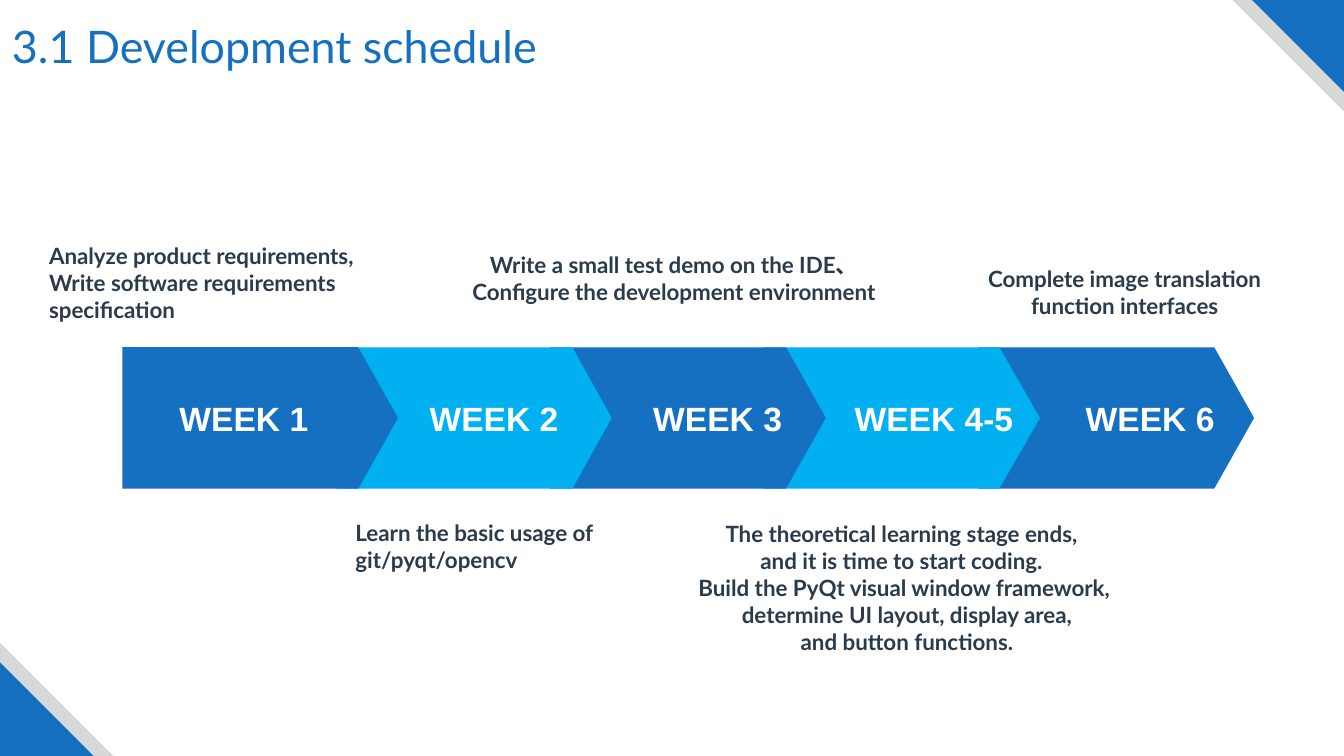
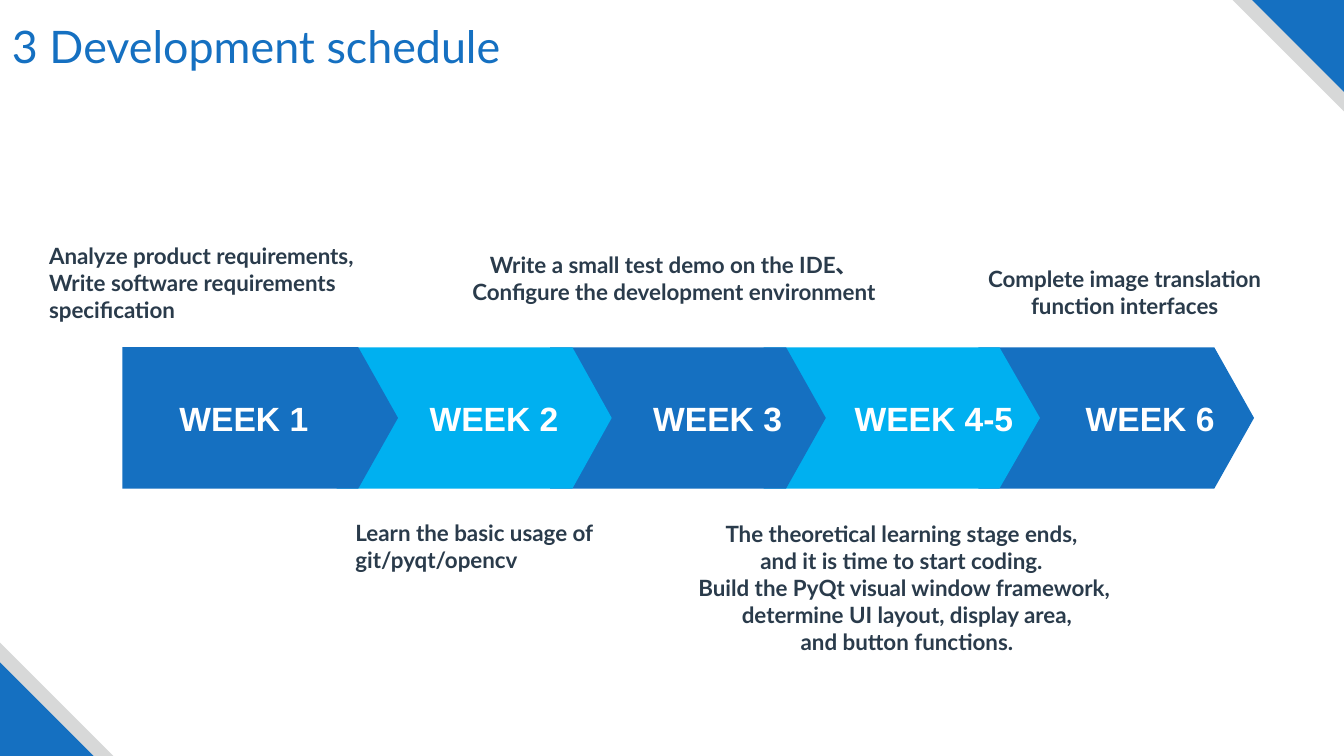
Before and after one commit to GongZikang/image_processing_demo, a slide deck: slide 9 of Image processing visualization system.pptx. Drawn at 1344x756 pixels with LibreOffice and Linux fonts; fonts in the diff are those of the drawing; background and template pictures are left out. Boxes give left, top, right and bottom in pixels: in the first picture for what was removed or moved away, otherwise in the second. Text is boxed around its words. In the diff, an @@ line names an element or a change of style, - is before the commit and + after.

```diff
--- a/Image processing visualization system.pptx
+++ b/Image processing visualization system.pptx
@@ text at [12,30,501,71]: text changed @@
-3.1 Development schedule
+3 Development schedule
```
Also in this commit, not shown: 3 other slides changed, 2 slides removed.
